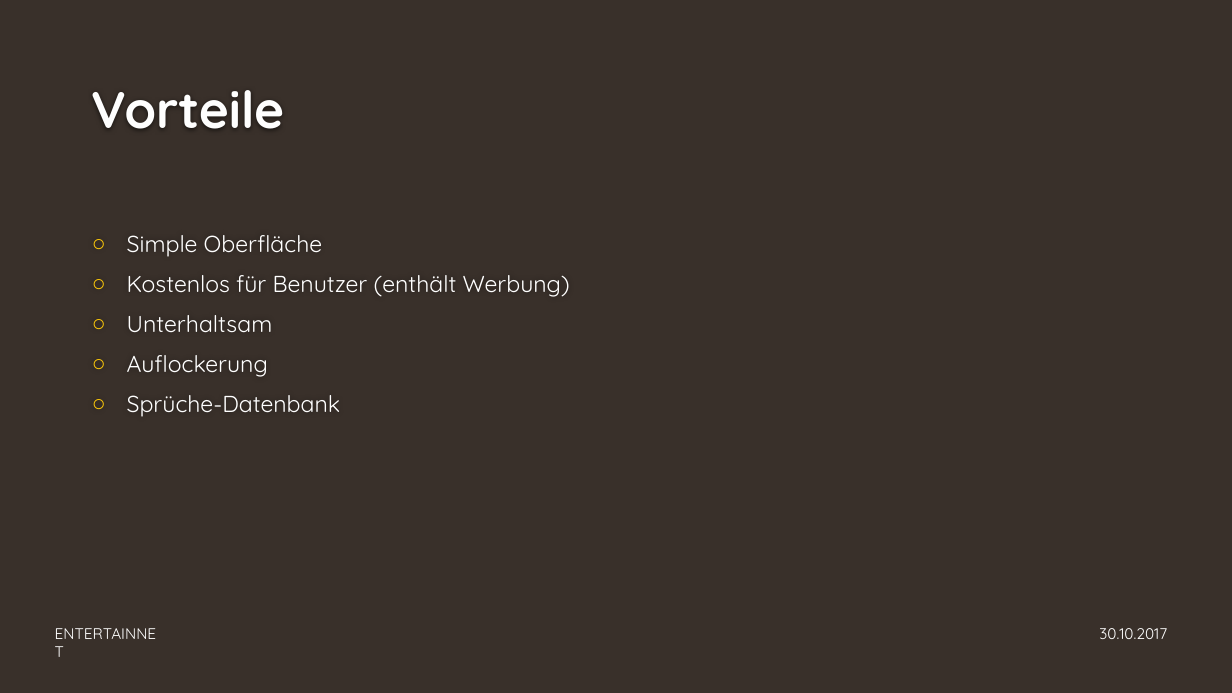
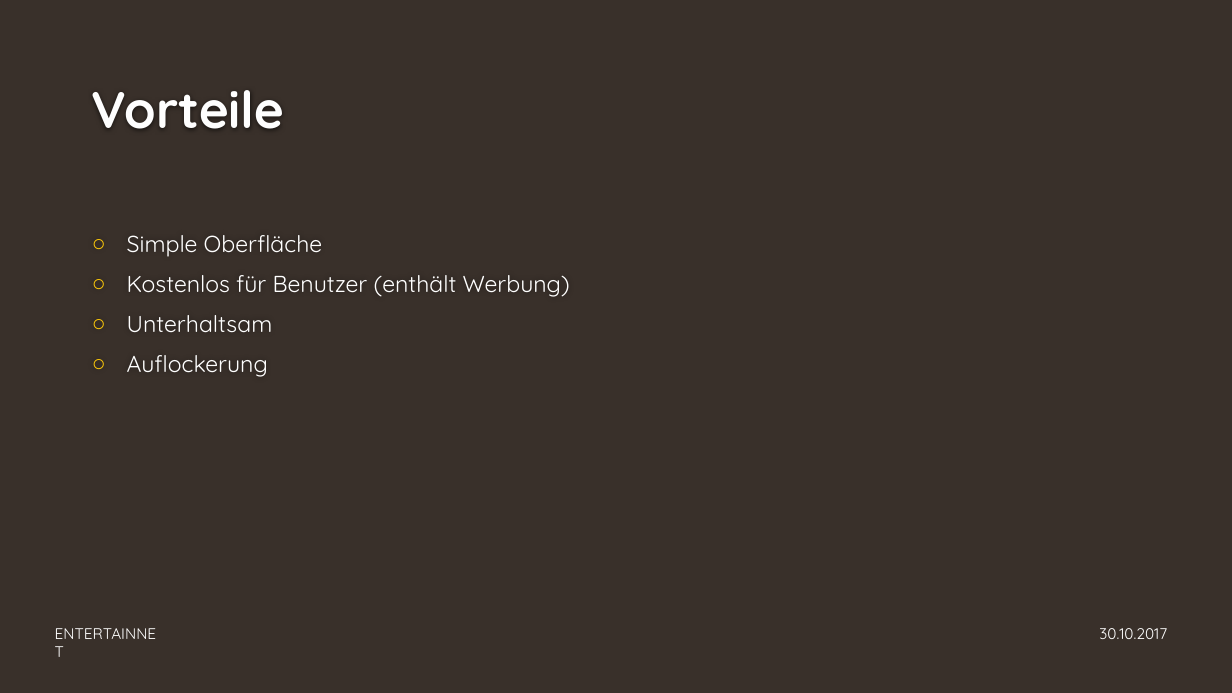
Before and after one commit to GAEBE2/Modul-306, a slide deck: slide 5 of Dokuordner/ENTERTAINNET.pptx. Drawn at 1232x693 pixels with LibreOffice and Linux fonts; fonts in the diff are those of the drawing; background and template pictures are left out. Boxes give left, top, right and bottom in pixels: in the first picture for what was removed or moved away, otherwise in the second. Text is boxed around its words. In the diff, an @@ line names an element or a change of style, - is before the commit and + after.

```diff
--- a/Dokuordner/ENTERTAINNET.pptx
+++ b/Dokuordner/ENTERTAINNET.pptx
@@ text at (127, 395, 341, 417): paragraph removed @@
-○ Sprüche-Datenbank
```
Also in this commit, not shown: 5 other slides changed, 1 slide added, 2 other files.
